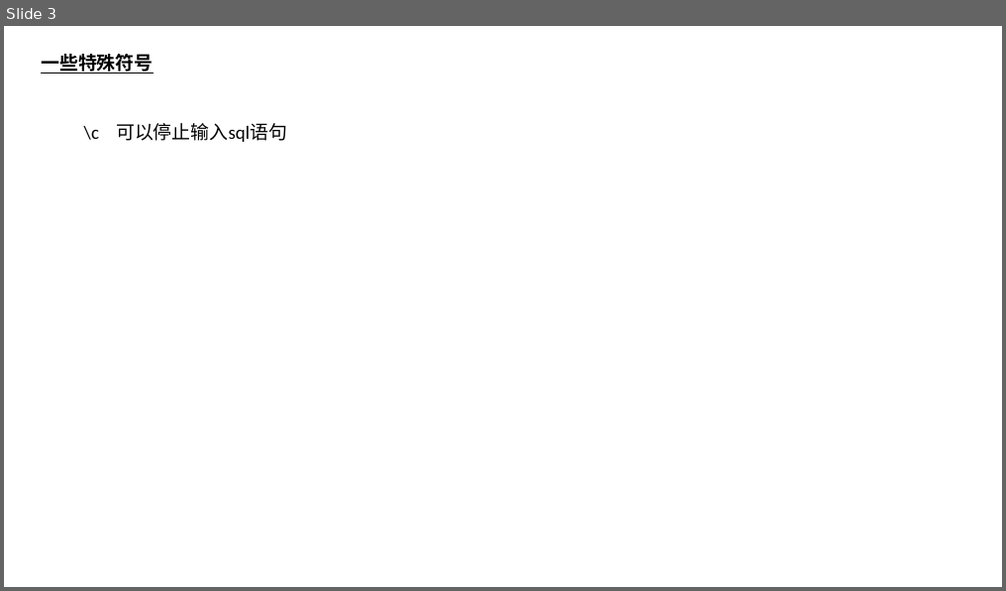
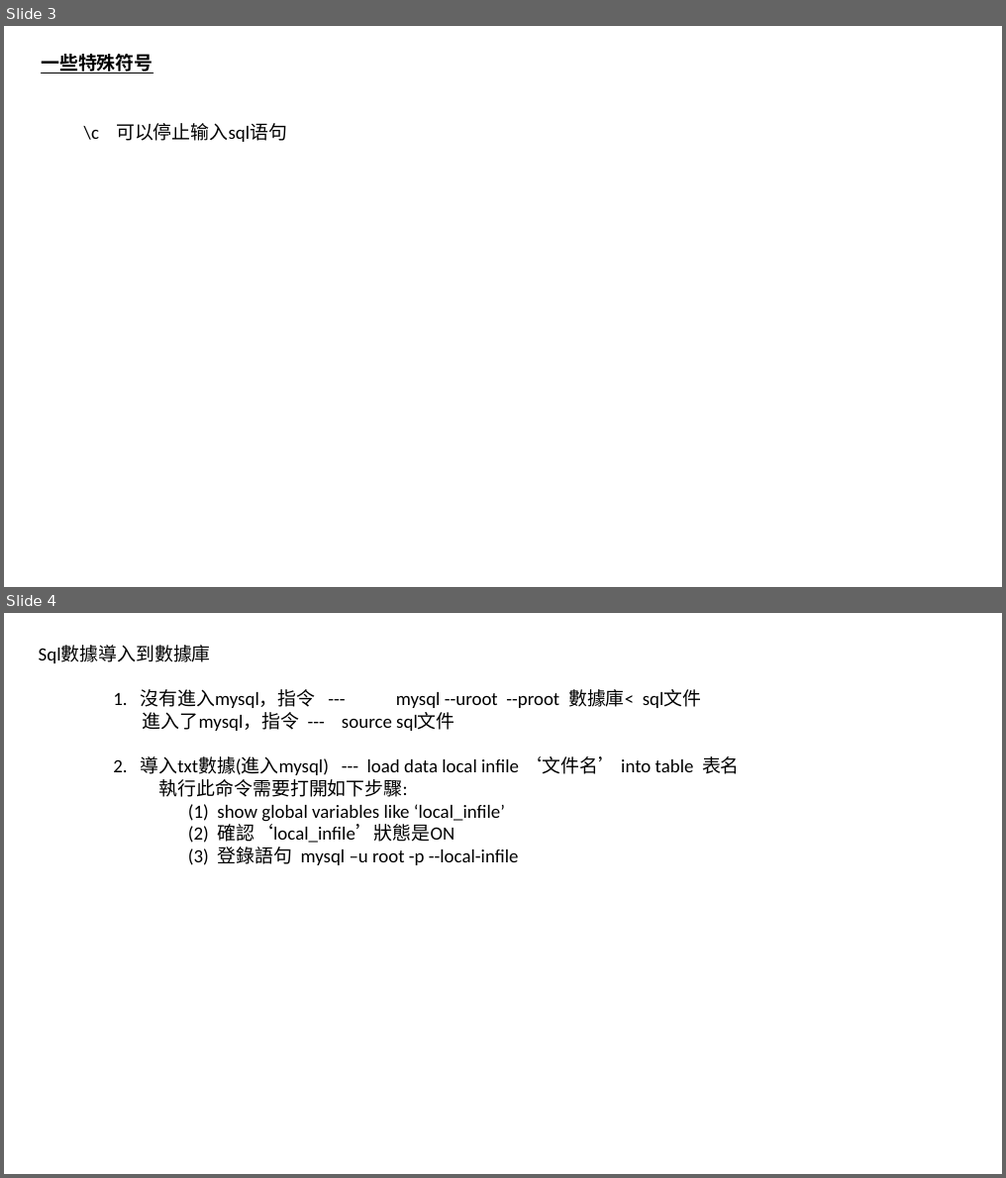
Before and after one commit to luchaojun/ChaojunStudy, a slide deck: DatabaseStudy/MySQL.pptx. Shown one above the other, each under a label of ours: slide 3 before the commit, slides 3 and 4 after it. The pictures are 1006x591 and 1006x1178 pixels, drawn with LibreOffice and Linux fonts; fonts in the diff are those of the drawing. Boxes give left, top, right and bottom in pixels: in the first picture for what was removed or moved away, otherwise in the second. Text is boxed around its words. In the diff, an @@ line names an element or a change of style, - is before the commit and + after.

Commit message:
Add the Mysql study into pptx

```diff
--- a/DatabaseStudy/MySQL.pptx
+++ b/DatabaseStudy/MySQL.pptx
@@ slide 4 added at box(4, 613, 1002, 1174), background #FFFFFF @@
@@ text added at box(39, 645, 740, 865), 18 pt, text #000000 @@
+Sql數據導入到數據庫
+1. 沒有進入mysql，指令 --- mysql --uroot --proot 數據庫< sql文件
+進入了mysql，指令 --- source sql文件
+2. 導入txt數據(進入mysql) --- load data local infile ‘文件名’ into table 表名
+執行此命令需要打開如下步驟:
+(1) show global variables like ‘local_infile’
+(2) 確認‘local_infile’狀態是ON
+(3) 登錄語句 mysql –u root -p --local-infile
```
Also in this commit, not shown: 1 slide changed, 4 other slides added.
